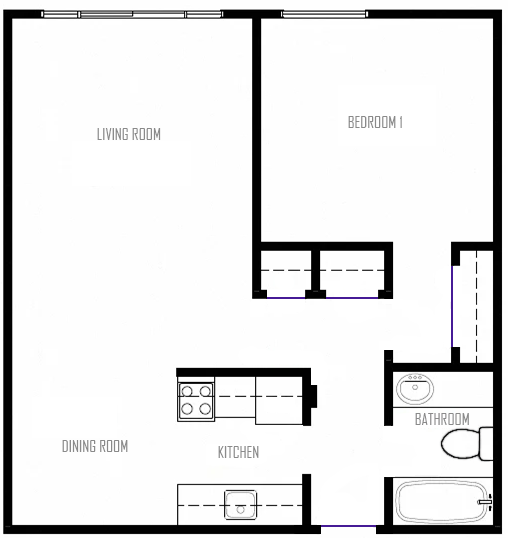
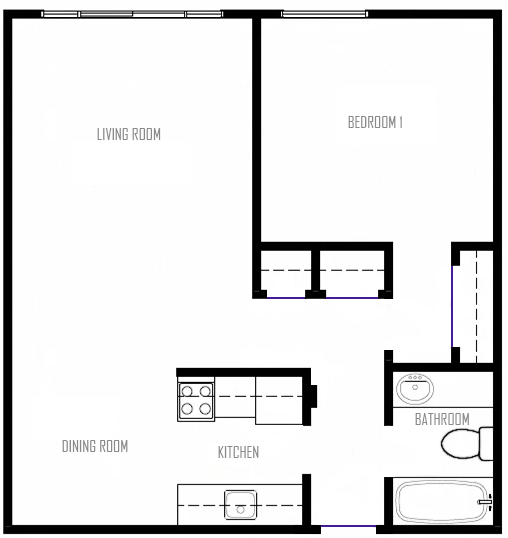
Comparing the layer stacks of the two 508x538 images. Changes:
painted on "Background" over bbox(44, 17, 365, 18)